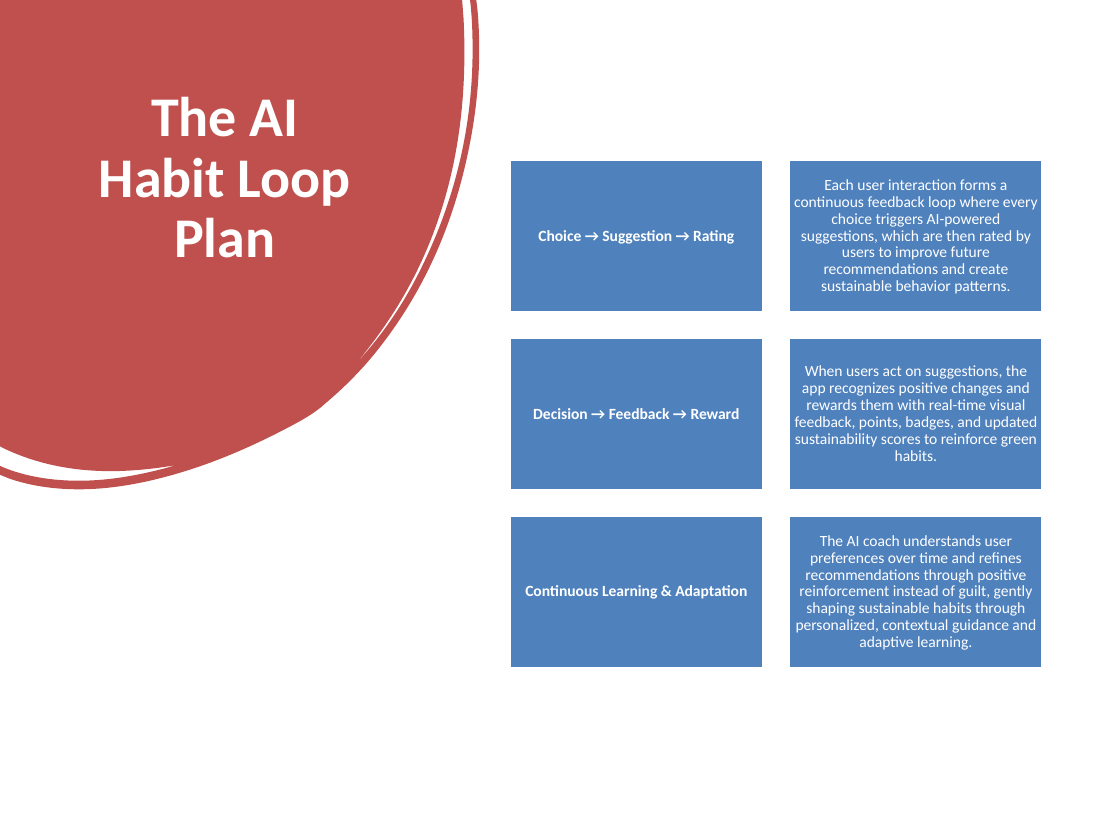
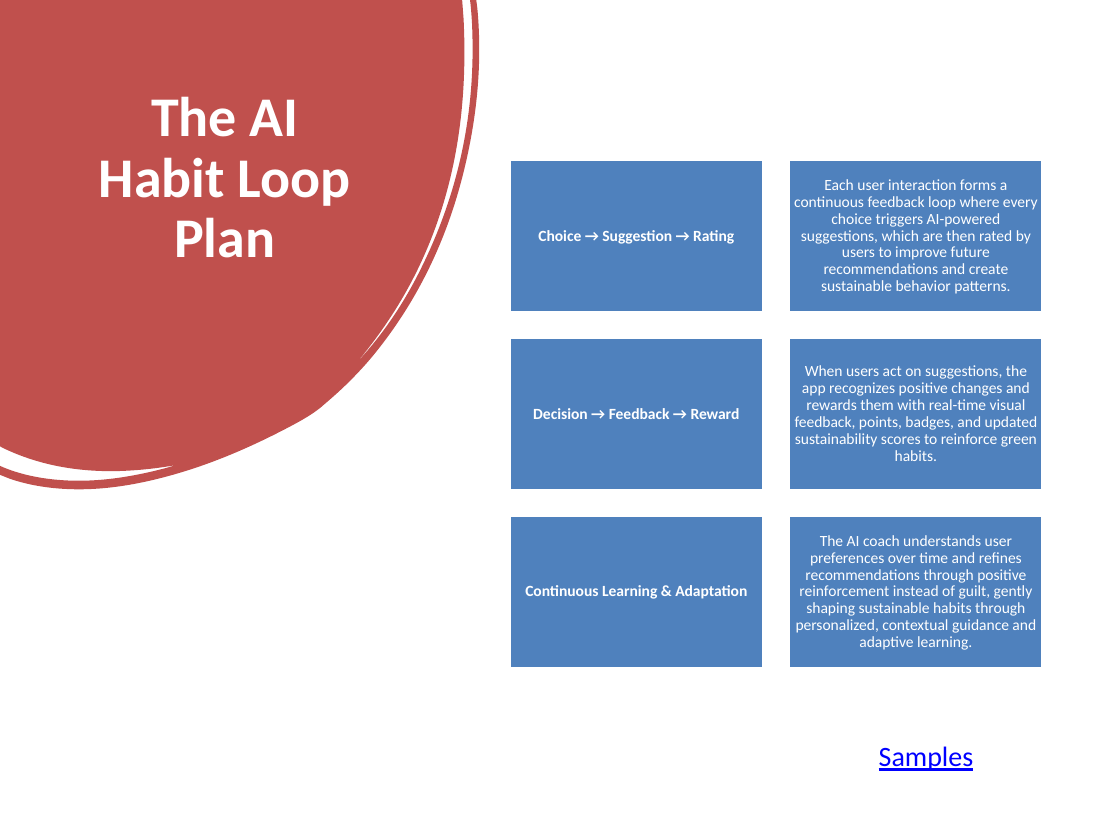
Before and after one commit to SeattleDataAI-Hackathon/Oct-4-Hackathon-2025-, a slide deck: slide 6 of submission/SustainIQ_Pitch_Deck.pptx. Drawn at 1120x840 pixels with LibreOffice and Linux fonts; fonts in the diff are those of the drawing. Boxes give left, top, right and bottom in pixels: in the first picture for what was removed or moved away, otherwise in the second. Text is boxed around its words. In the diff, an @@ line names an element or a change of style, - is before the commit and + after.

```diff
--- a/submission/SustainIQ_Pitch_Deck.pptx
+++ b/submission/SustainIQ_Pitch_Deck.pptx
@@ text added at <box>879,746,974,771</box>, 18 pt, text #0000FF, underline @@
+Samples
```
Also in this commit, not shown: 3 other slides changed, 1 slide added.
